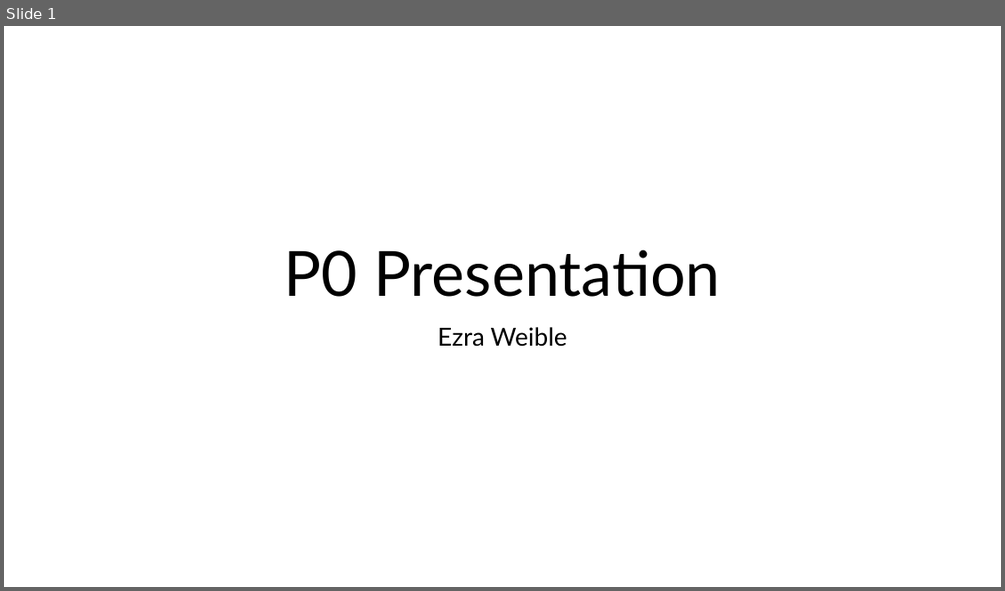
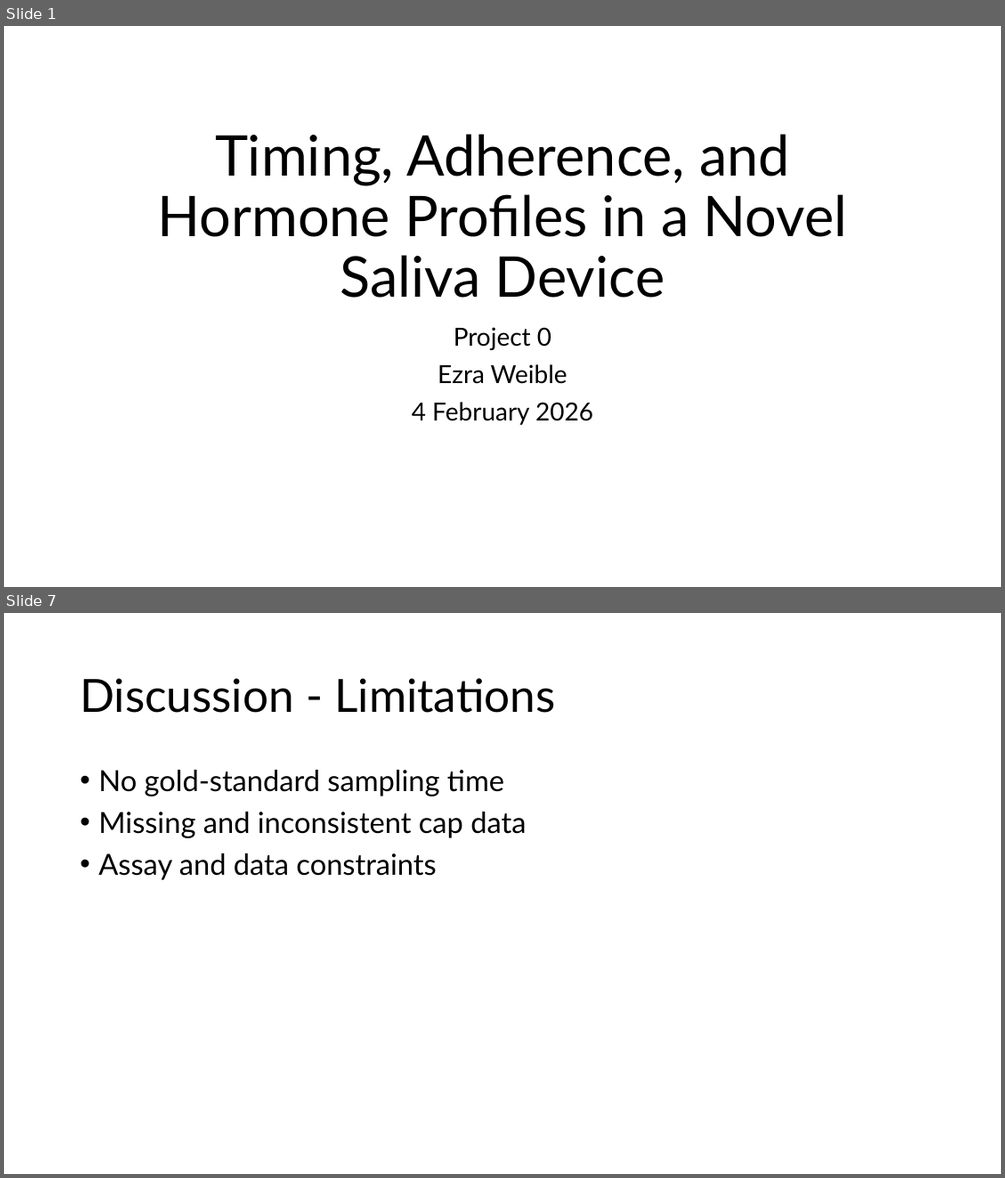
Before and after one commit to eweible/BIOS6624, a slide deck: P0/Dissemination/P0_Presentation.pptx. Shown one above the other, each under a label of ours: slide 1 before the commit, slides 1 and 7 after it; the slides between them are not shown. The pictures are 1005x591 and 1005x1178 pixels, drawn with LibreOffice and Linux fonts; fonts in the diff are those of the drawing. Boxes give left, top, right and bottom in pixels: in the first picture for what was removed or moved away, otherwise in the second. Text is boxed around its words. In the diff, an @@ line names an element or a change of style, - is before the commit and + after.

```diff
--- a/P0/Dissemination/P0_Presentation.pptx
+++ b/P0/Dissemination/P0_Presentation.pptx
@@ slide 7 added at (4,613,1001,1174), background #FFFFFF @@
@@ title added at (80,678,555,713), 44 pt, text #000000 @@
+Discussion - Limitations
@@ text added at (98,770,526,880), 28 pt, text #000000 @@
+• No gold‑standard sampling time
+• Missing and inconsistent cap data
+• Assay and data constraints
@@ slide 1 changed as well @@
@@ title at (158,134,848,297): text changed; size 60 to 54 pt @@
-P0 Presentation
+Timing, Adherence, and Hormone Profiles in a Novel Saliva Device
@@ subtitle at (453,327,551,350): paragraph added @@
+Project 0
@@ subtitle at (412,402,593,425): paragraph added @@
+4 February 2026
```
Also in this commit, not shown: 1 other slide changed, 4 other slides added, 6 slides removed.
